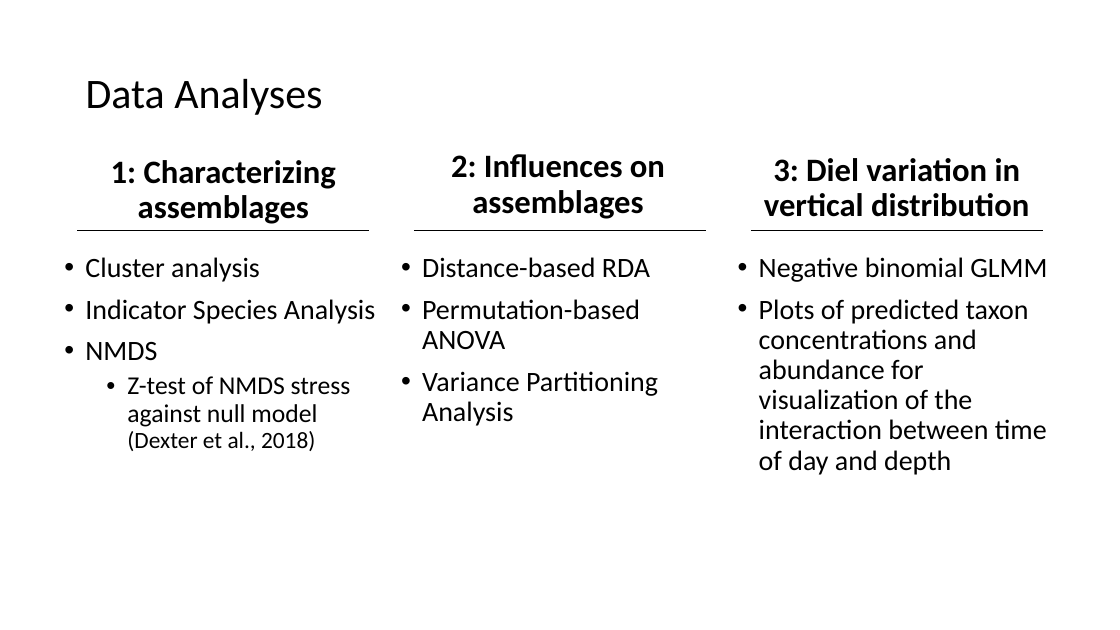
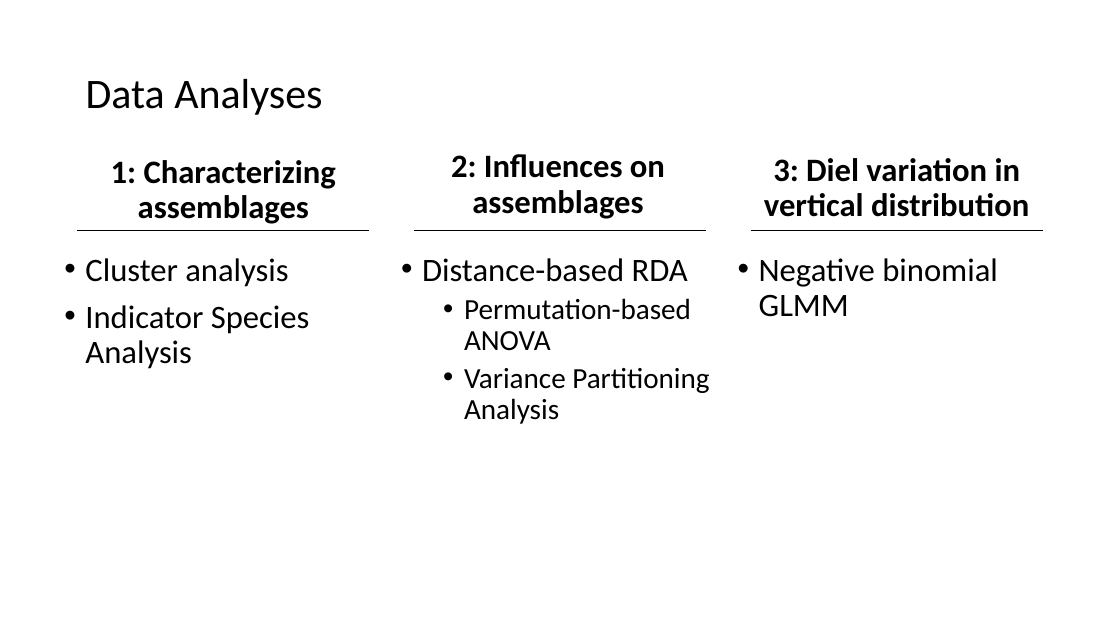
Before and after one commit to LukeABobay/larval-fish-community-analysis, a slide deck: slide 9 of PICES 2026 Presentation.pptx. Drawn at 1120x630 pixels with LibreOffice and Linux fonts; fonts in the diff are those of the drawing. Boxes give left, top, right and bottom in pixels: in the first picture for what was removed or moved away, otherwise in the second. Text is boxed around its words. In the diff, an @@ line names an element or a change of style, - is before the commit and + after.

Commit message:
Make changes to presentation based on Luke's feedback from friday

```diff
--- a/PICES 2026 Presentation.pptx
+++ b/PICES 2026 Presentation.pptx
@@ text "Cluster analysis" at [85, 258, 310, 369]: size 24 to 28 pt @@
@@ text "Distance-based RDA" at [422, 258, 709, 424]: size 24 to 28 pt in "Distance-based RDA"; size 24 to 25 pt in "Permutation-based ANOVA", "Variance Partitioning Analysis"; list level 1 to 2 in "Permutation-based ANOVA"; list level 1 to 2 in "Variance Partitioning Analysis" @@
@@ text "Negative binomial GLMM" at [759, 258, 998, 317]: size 24 to 28 pt @@
@@ text at [759, 299, 1047, 475]: paragraph removed @@
-• Plots of predicted taxon concentrations and abundance for visualization of the interaction between time of day and depth
@@ text at [85, 342, 351, 451]: paragraphs removed @@
-• NMDS
-  • Z-test of NMDS stress against null model (Dexter et al., 2018)
```
Also in this commit, not shown: 20 other slides changed, 1 slide added, 4 slides removed.
